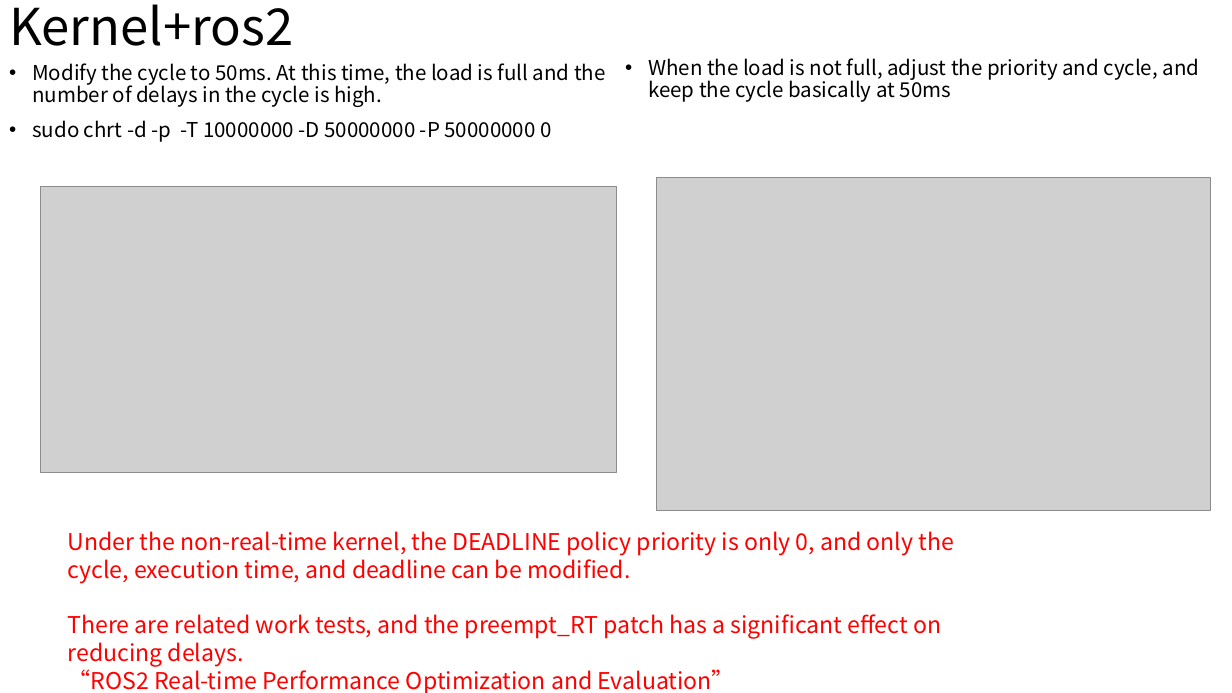
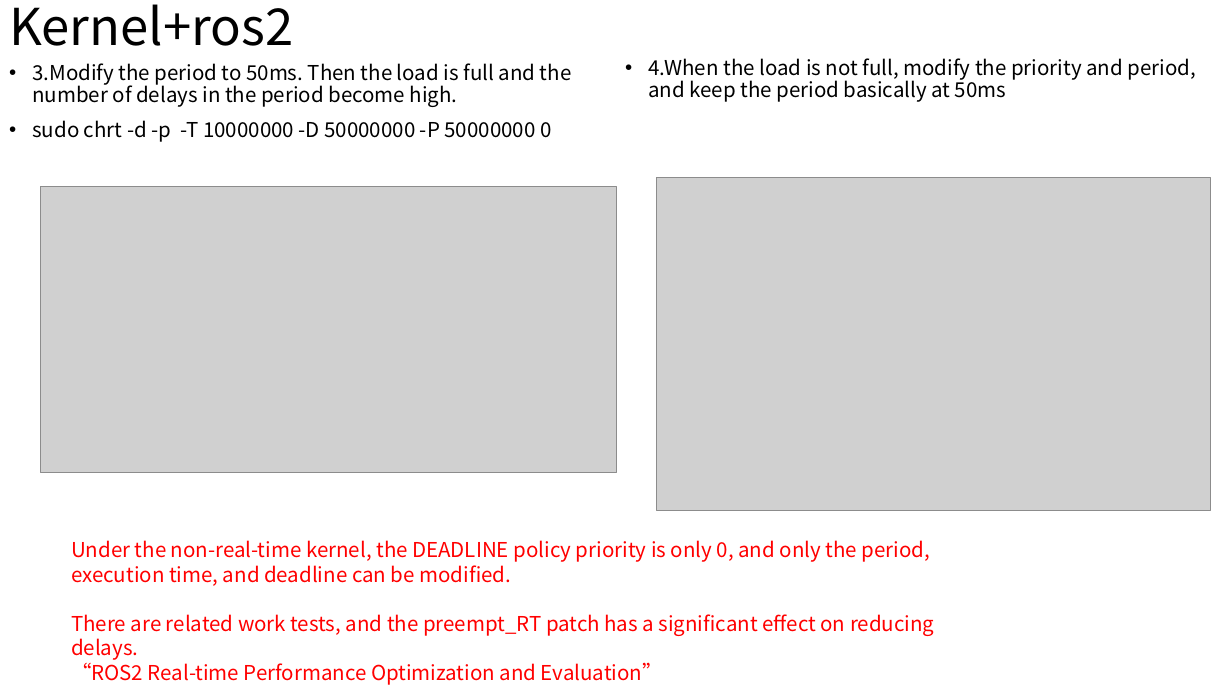
Before and after one commit to wsm6636/note, a slide deck: slide 6 of 06-ppt/discussion/0701.pptx. Drawn at 1232x693 pixels with LibreOffice and Linux fonts; fonts in the diff are those of the drawing; grey boxes stand for pictures. Boxes give left, top, right and bottom in pixels: in the first picture for what was removed or moved away, otherwise in the second. Text is boxed around its words. In the diff, an @@ line names an element or a change of style, - is before the commit and + after.

```diff
--- a/06-ppt/discussion/0701.pptx
+++ b/06-ppt/discussion/0701.pptx
@@ text at bbox=[648, 58, 1196, 102]: text changed @@
-• When the load is not full, adjust the priority and cycle, and keep the cycle basically at 50ms
+• 4.When the load is not full, modify the priority and period, and keep the period basically at 50ms
@@ text at bbox=[32, 63, 572, 107]: text changed @@
-• Modify the cycle to 50ms. At this time, the load is full and the number of delays in the cycle is high.
+• 3.Modify the period to 50ms. Then the load is full and the number of delays in the period become high.
@@ text "Under the non-real-time kernel, the ...": place and size @@
-text "Under the non-real-time kernel, the ..." at bbox=[68, 531, 954, 693]
+text "Under the non-real-time kernel, the ..." at bbox=[71, 540, 934, 685]
@@ text at bbox=[71, 540, 930, 586]: text changed; size 18 to 16 pt @@
-Under the non-real-time kernel, the DEADLINE policy priority is only 0, and only the cycle, execution time, and deadline can be modified.
+Under the non-real-time kernel, the DEADLINE policy priority is only 0, and only the period, execution time, and deadline can be modified.
@@ text at bbox=[71, 614, 934, 685]: size 18 to 16 pt in "There are related work tests, and the ...", "“ROS2 Real-time Performance Optimization and Evaluation”" @@
```
Also in this commit, not shown: 4 other slides changed, 16 other files.
